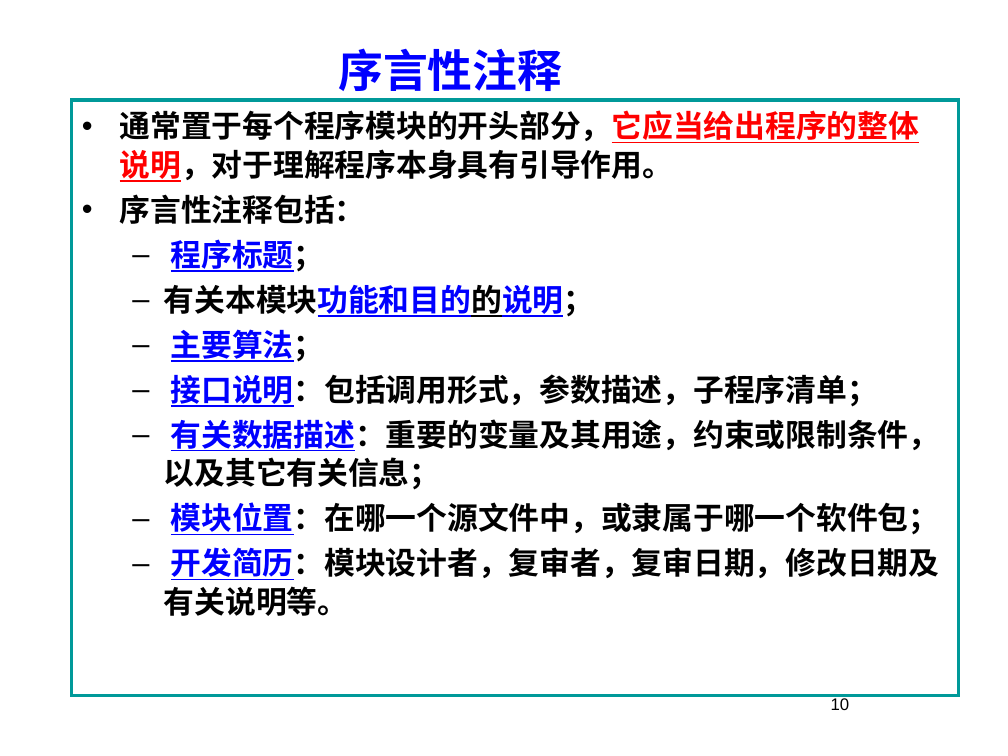
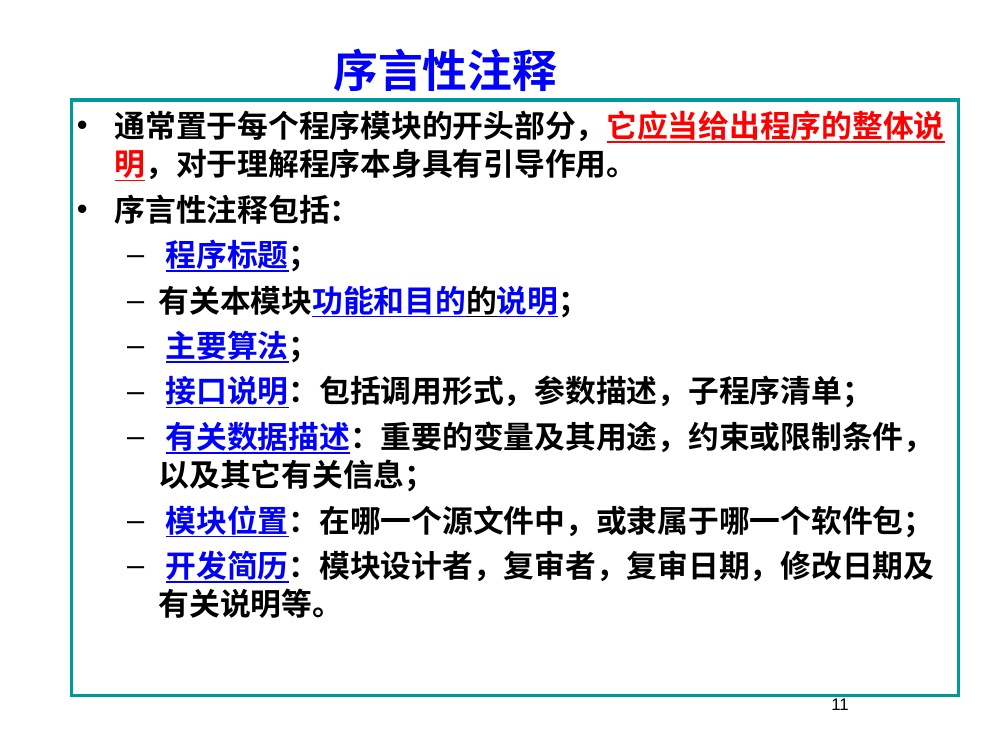
Before and after one commit to 3d-fishing/3D-app, a slide deck: slide 11 of 软件工程基础7.1.pptx (slide 10 before the commit). Drawn at 1008x756 pixels with LibreOffice and Linux fonts; fonts in the diff are those of the drawing; background and template pictures are left out. Boxes give left, top, right and bottom in pixels: in the first picture for what was removed or moved away, otherwise in the second. Text is boxed around its words. In the diff, an @@ line names an element or a change of style, - is before the commit and + after.

```diff
--- a/软件工程基础7.1.pptx
+++ b/软件工程基础7.1.pptx
@@ text "序言性注释" at (333,48,557,99): font Times New Roman to Noto Sans CJK SC @@
@@ text "通常置于每个程序模块的开头部分，它应当给出程序的整体说明，对于理解程序本身具有引导作用。": place and size @@
-text "通常置于每个程序模块的开头部分，它应当给出程序的整体说明，对于理解程序本身具有引导作用。" at (72,100,959,696)
+text "通常置于每个程序模块的开头部分，它应当给出程序的整体说明，对于理解程序本身具有引导作用。" at (115,110,945,618)
@@ text "通常置于每个程序模块的开头部分，它应当给出程序的整体说明，对于理解程序本身具有引导作用。" at (115,110,945,618): font Times New Roman to Noto Sans CJK SC; outline #009999 2.25 pt to none @@
@@ rectangle added at (72,100,959,696), outline #009999 2.25 pt @@
@@ page number removed at (831,696,850,710) @@
-10
@@ page number added at (831,696,848,710), 12 pt, text #000000 @@
+11
```
Also in this commit, not shown: 30 other slides changed, 5 slides added, 2 slides removed.
